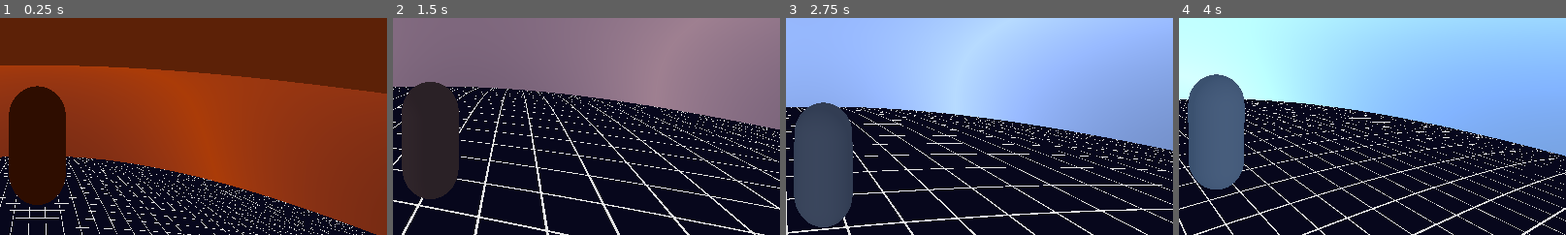
Above: before the commit, frames 1-4 (left to right).
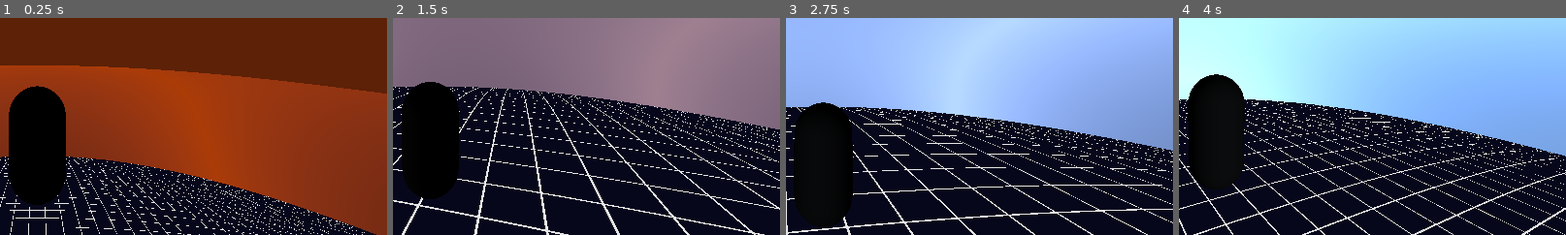
Above: after the commit, the same moments.

Repository: valfrom/LittlePlanet
Game: Godot game, scene res://world.tscn
The game is run twice, just before and just after one commit, with the same random seed, the same clock (stepped at 60 frames per second) and the same inputs.
Inputs (mouse positions are % of the whole screen's width and height, from its top left):
- Up to frame 1 (0.25 s): no input
- Up to frame 2 (1.5 s): move the mouse to (55, 50) at 0.52 s; hold W (move_forward) from 0.53 s (still down); tap Space (jump) at 0.77 s; move the mouse to (45, 50) at 1.27 s
- Up to frame 3 (2.75 s): keep holding W (move_forward); tap Space (jump) at 1.52 s; move the mouse to (52, 48) at 2.02 s
- Up to frame 4 (4 s): keep holding W (move_forward); move the mouse to (49, 52) at 2.77 s; tap Space (jump) at 3.02, 3.77 s; move the mouse to (57, 51) at 3.52 s
The pictures show only the part of the screen within x 45-95%, y 47-97%; the shares and areas given below are measured in that part.

The runs differ from the first frame. In frame 1, 7.2% of the frame differs, in the area x 2-18%, y 31-87%; in frame 2, 7.1%; in frame 3, 7.7%, in the area x 2-18%, y 38-97%; in frame 4, 6.8%.

Commit message:
Add ambient light

Diff:
--- a/world.tscn
+++ b/world.tscn
@@ -12,6 +12,9 @@
 [sub_resource type="Environment" id="Environment_tlwt5"]
 background_mode = 1
 background_color = Color(0.08, 0.04, 0.1, 1)
+ambient_light_source = 1
+ambient_light_color = Color(0.266667, 0.313726, 0.443137, 1)
+ambient_light_energy = 0.35
 
 [sub_resource type="CameraAttributesPhysical" id="CameraAttributesPhysical_aqk2v"]
 
